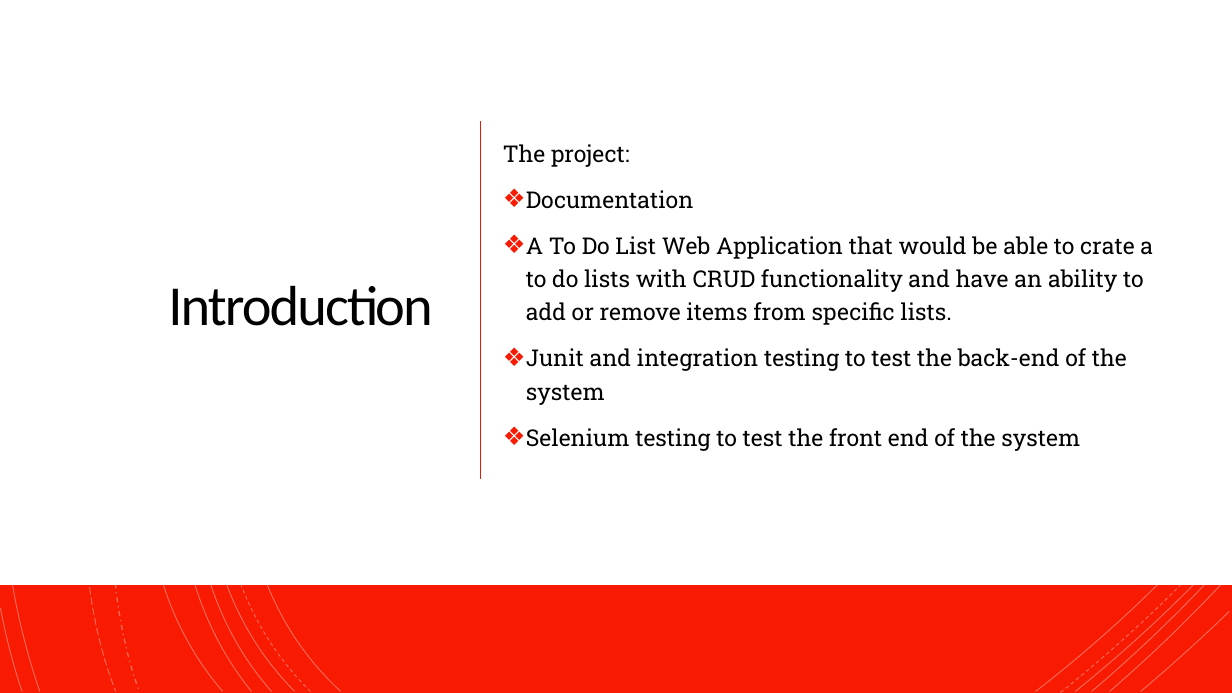
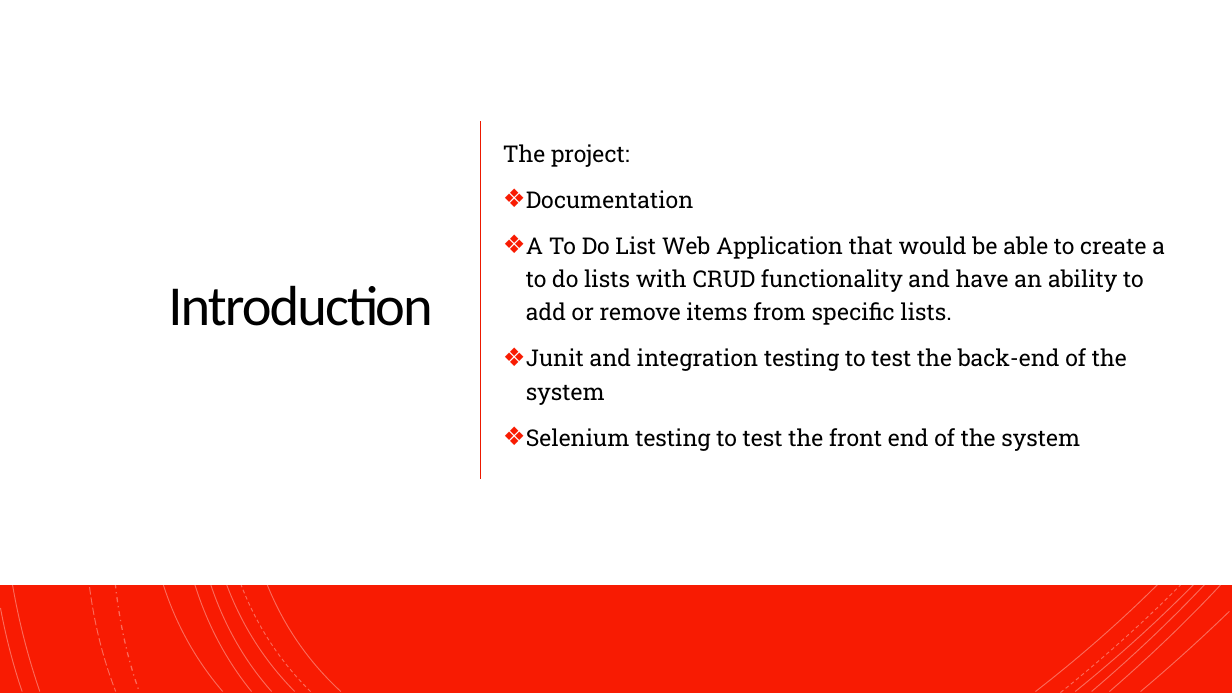
Before and after one commit to RaimondsMezals/ToDoList_Week8_Project, a slide deck: slide 2 of Documentation/TDL_Presentation_RM.pptx. Drawn at 1232x693 pixels with LibreOffice and Linux fonts; fonts in the diff are those of the drawing. Boxes give left, top, right and bottom in pixels: in the first picture for what was removed or moved away, otherwise in the second. Text is boxed around its words. In the diff, an @@ line names an element or a change of style, - is before the commit and + after.

Commit message:
Fixed a spelling mistake in presentation

```diff
--- a/Documentation/TDL_Presentation_RM.pptx
+++ b/Documentation/TDL_Presentation_RM.pptx
@@ text at box(526, 236, 1165, 325): text changed @@
-❖ A To Do List Web Application that would be able to crate a to do lists with CRUD functionality and have an ability to add or remove items from specific lists.
+❖ A To Do List Web Application that would be able to create a to do lists with CRUD functionality and have an ability to add or remove items from specific lists.
```
Also in this commit, not shown: 1 other file.
